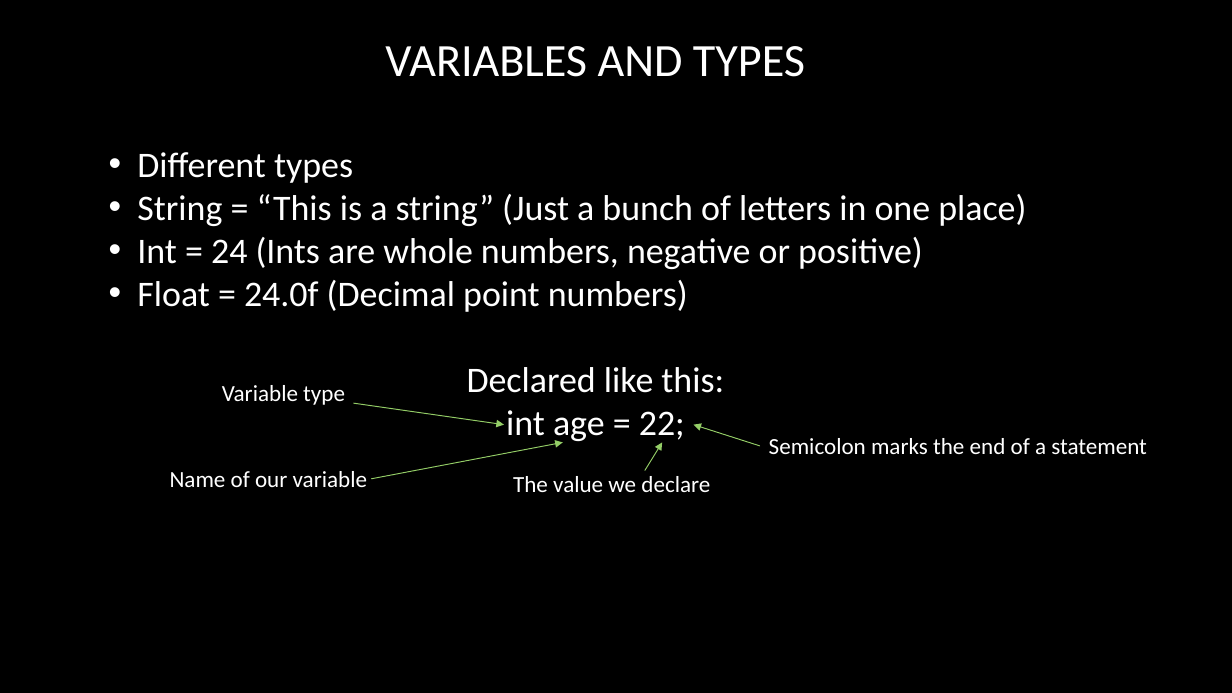
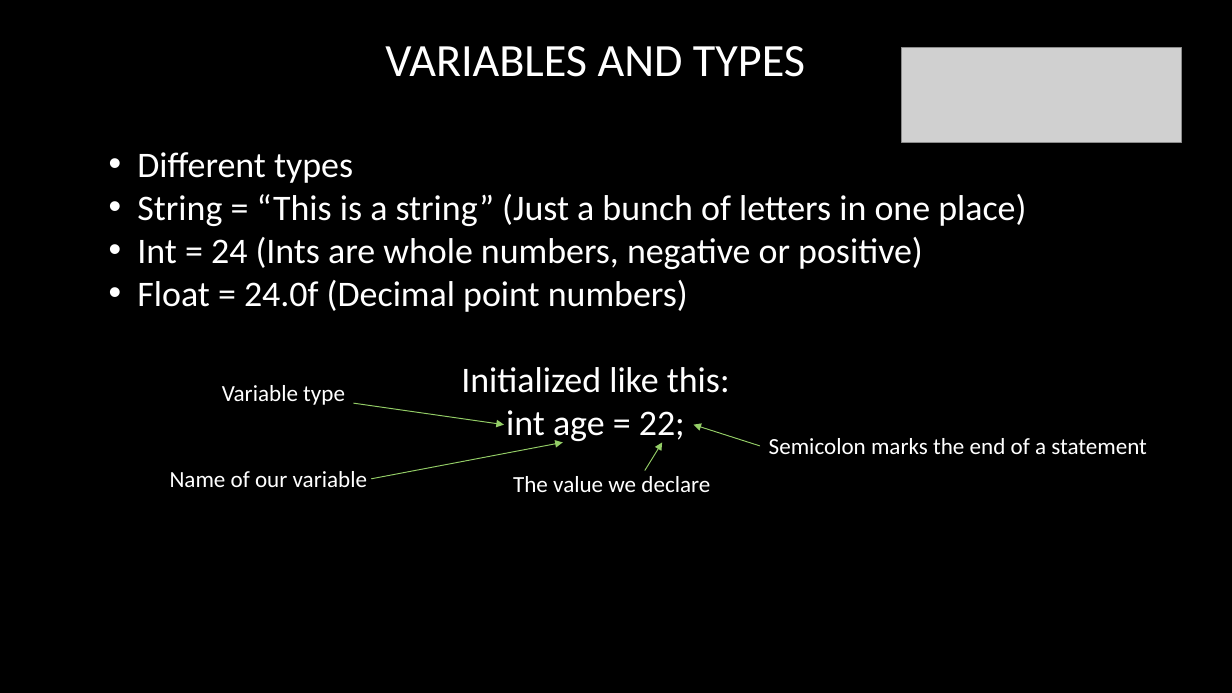
Before and after one commit to RIDENTEM/teachingMaterial, a slide deck: slide 2 of Programming in unity.pptx. Drawn at 1232x693 pixels with LibreOffice and Linux fonts; fonts in the diff are those of the drawing; grey boxes stand for pictures; background and template pictures are left out. Boxes give left, top, right and bottom in pixels: in the first picture for what was removed or moved away, otherwise in the second. Text is boxed around its words. In the diff, an @@ line names an element or a change of style, - is before the commit and + after.

```diff
--- a/Programming in unity.pptx
+++ b/Programming in unity.pptx
@@ picture added at [902, 48, 1182, 143] @@
@@ text at [461, 367, 730, 393]: text changed @@
-Declared like this:
+Initialized like this:
```
Also in this commit, not shown: 4 other slides changed, 1 slide added, 4 other files.
